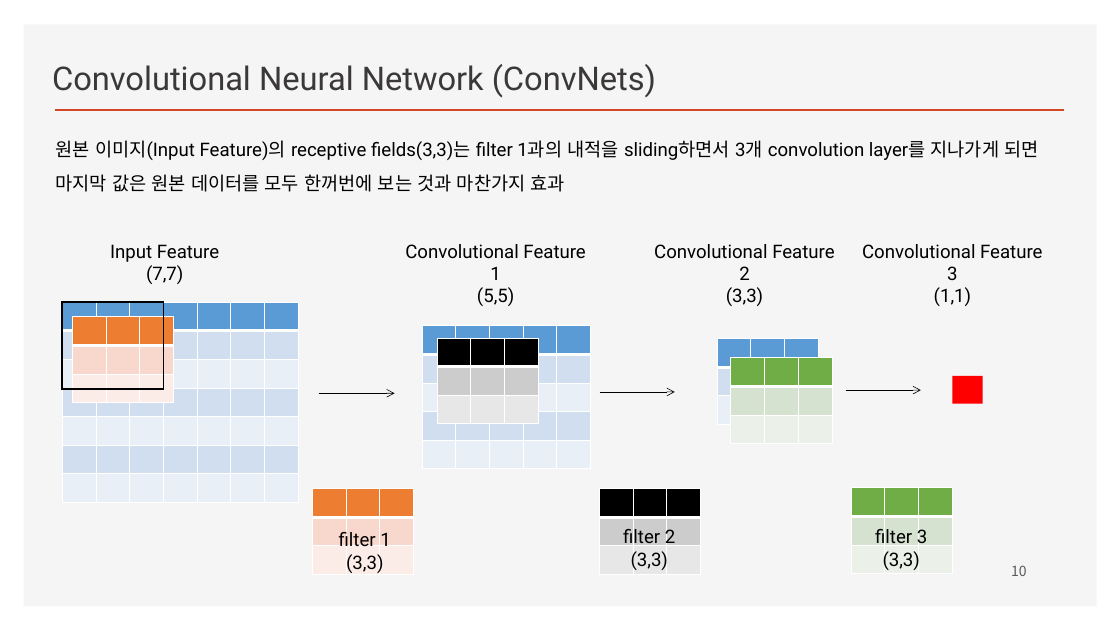
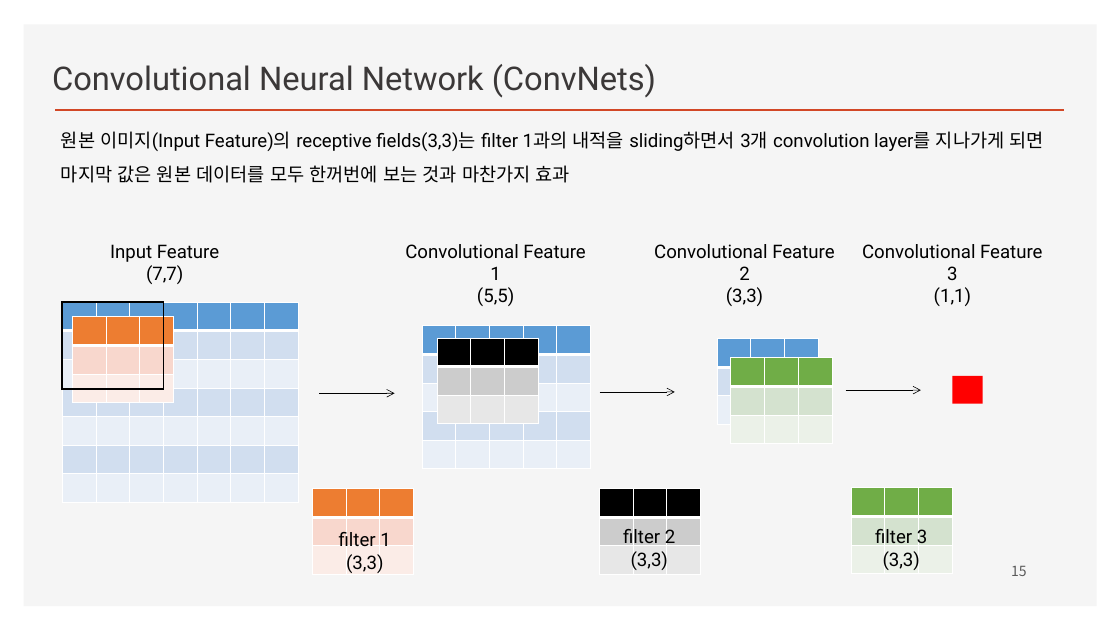
Before and after one commit to ancestor9/2026_Fall_Deep-Learning-with-Python, a slide deck: slide 15 of Chapter 08 Image Classification.pptx (slide 10 before the commit). Drawn at 1120x630 pixels with LibreOffice and Linux fonts; fonts in the diff are those of the drawing; background and template pictures are left out. Boxes give left, top, right and bottom in pixels: in the first picture for what was removed or moved away, otherwise in the second. Text is boxed around its words. In the diff, an @@ line names an element or a change of style, - is before the commit and + after.

```diff
--- a/Chapter 08 Image Classification.pptx
+++ b/Chapter 08 Image Classification.pptx
@@ text "원본 이미지(Input Feature)의 receptive fields(3,3)는 ...": place and size @@
-text "원본 이미지(Input Feature)의 receptive fields(3,3)는 ..." at (56, 140, 1038, 192)
+text "원본 이미지(Input Feature)의 receptive fields(3,3)는 ..." at (61, 131, 1044, 183)
@@ page number at (1011, 566, 1027, 576): text changed @@
-10
+15
```
Also in this commit, not shown: 6 other slides changed, 6 slides added, 1 slide removed.
